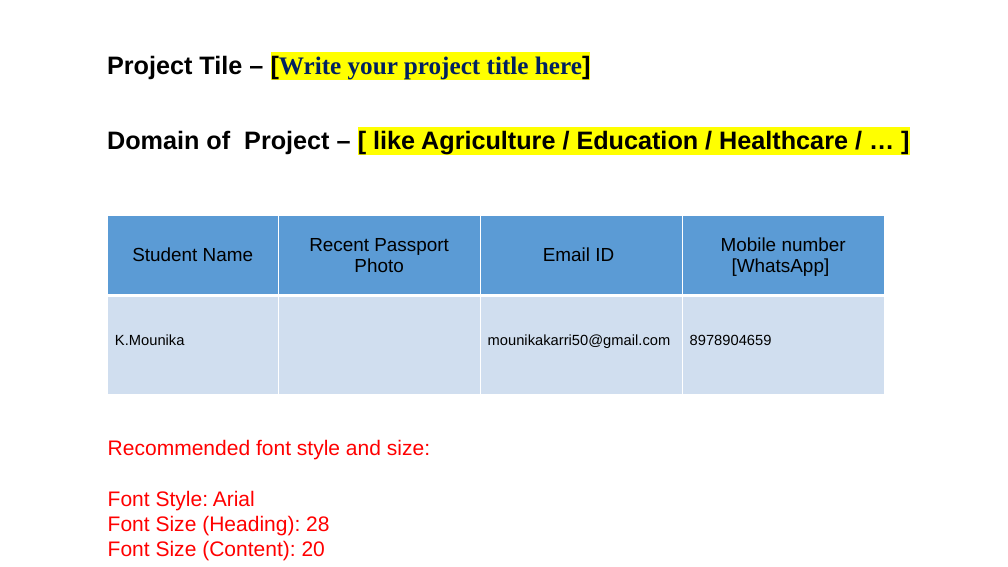
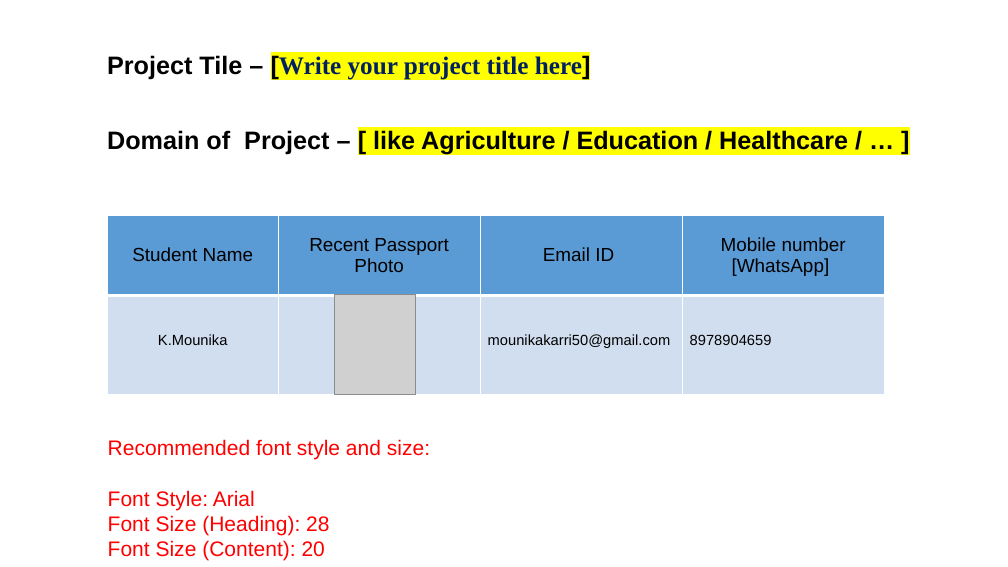
Before and after one commit to Mounika2515/InterviewMate-AI, a slide deck: slide 2 of AICTE_Langflow_Project_Submission_Template_for_EduentFoundation.pptx. Drawn at 1008x567 pixels with LibreOffice and Linux fonts; fonts in the diff are those of the drawing; grey boxes stand for pictures. Boxes give left, top, right and bottom in pixels: in the first picture for what was removed or moved away, otherwise in the second. Text is boxed around its words. In the diff, an @@ line names an element or a change of style, - is before the commit and + after.

Commit message:
Add InterviewMate AI project

```diff
--- a/AICTE_Langflow_Project_Submission_Template_for_EduentFoundation.pptx
+++ b/AICTE_Langflow_Project_Submission_Template_for_EduentFoundation.pptx
@@ table at box(107, 215, 884, 394) @@
@@ alignment left to centre @@
@@ picture added at box(334, 294, 415, 394) @@
```
